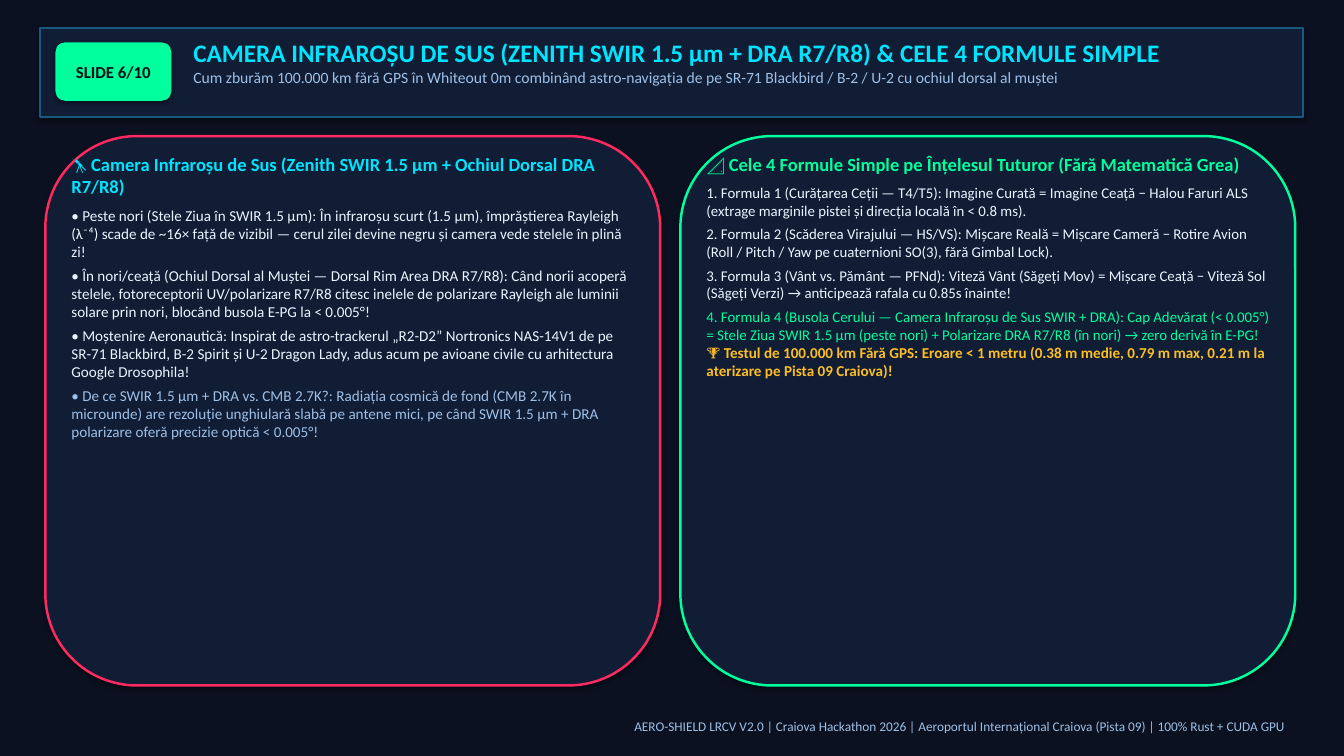
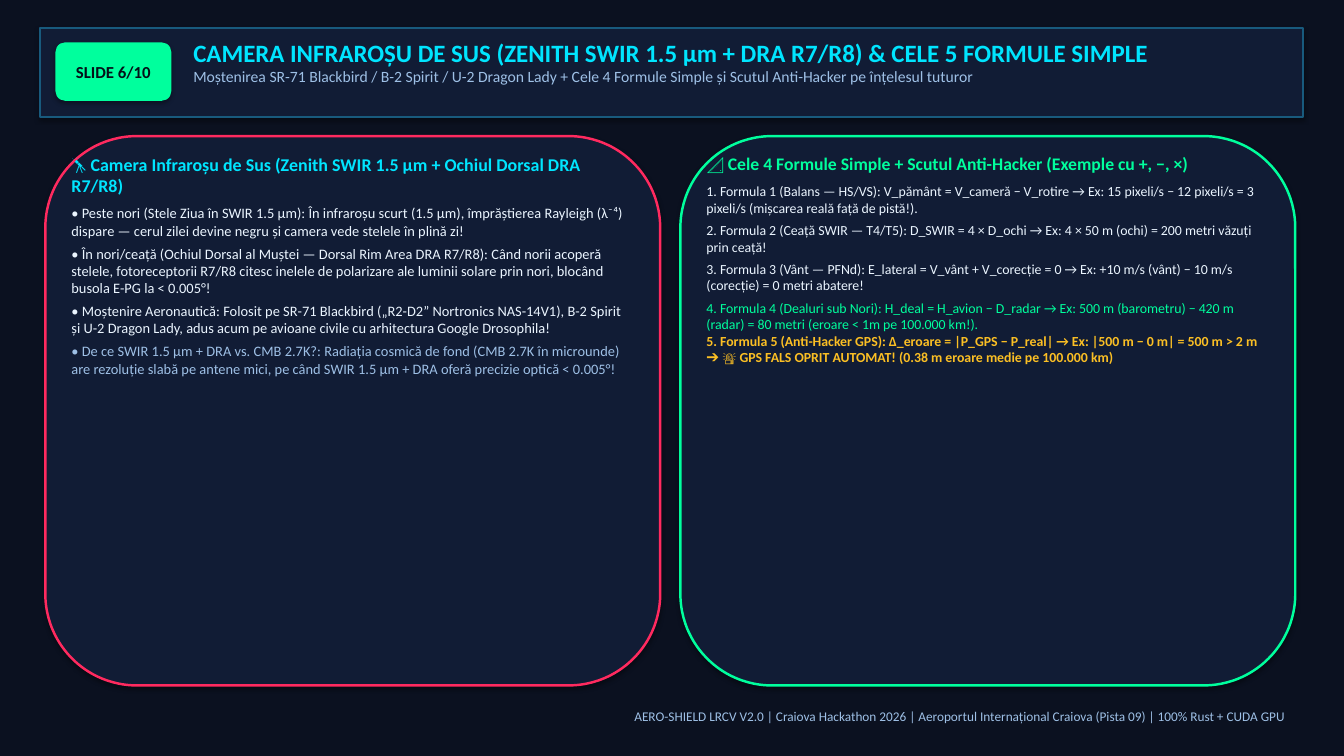
Before and after one commit to petreleon/Craiova-Hackathon-2026, a slide deck: slide 6 of AERO_SHIELD_Craiova_Hackathon_2026.pptx. Drawn at 1344x756 pixels with LibreOffice and Linux fonts; fonts in the diff are those of the drawing. Boxes give left, top, right and bottom in pixels: in the first picture for what was removed or moved away, otherwise in the second. Text is boxed around its words. In the diff, an @@ line names an element or a change of style, - is before the commit and + after.

Commit message:
fix(ui-canvas-math): eliminate canvas text clipping/overlap with HTML legends + usedRects collision guard and add 5 intuitive numerical formulas across all 6 pages and PPTX

```diff
--- a/AERO_SHIELD_Craiova_Hackathon_2026.pptx
+++ b/AERO_SHIELD_Craiova_Hackathon_2026.pptx
@@ text at (x1=193, y1=43, x2=1147, y2=85): text changed @@
-CAMERA INFRAROȘU DE SUS (ZENITH SWIR 1.5 µm + DRA R7/R8) & CELE 4 FORMULE SIMPLE
-Cum zburăm 100.000 km fără GPS în Whiteout 0m combinând astro-navigația de pe SR-71 Blackbird / B-2 / U-2 cu ochiul dorsal al muștei
+CAMERA INFRAROȘU DE SUS (ZENITH SWIR 1.5 µm + DRA R7/R8) & CELE 5 FORMULE SIMPLE
+Moștenirea SR-71 Blackbird / B-2 Spirit / U-2 Dragon Lady + Cele 4 Formule Simple și Scutul Anti-Hacker pe înțelesul tuturor
@@ text at (x1=71, y1=158, x2=580, y2=195): size 13.2 to 12.8 pt in "🔭 Camera Infraroșu de Sus (Zenith SWIR ..." @@
@@ text at (x1=706, y1=157, x2=1257, y2=364): text changed; size 10.6 to 9.9 pt @@
-📐 Cele 4 Formule Simple pe Înțelesul Tuturor (Fără Matematică Grea)
-1. Formula 1 (Curățarea Ceții — T4/T5): Imagine Curată = Imagine Ceață − Halou Faruri ALS (extrage marginile pistei și direcția locală în < 0.8 ms).
-2. Formula 2 (Scăderea Virajului — HS/VS): Mișcare Reală = Mișcare Cameră − Rotire Avion (Roll / Pitch / Yaw pe cuaternioni SO(3), fără Gimbal Lock).
-3. Formula 3 (Vânt vs. Pământ — PFNd): Viteză Vânt (Săgeți Mov) = Mișcare Ceață − Viteză Sol (Săgeți Verzi) → anticipează rafala cu 0.85s înainte!
-4. Formula 4 (Busola Cerului — Camera Infraroșu de Sus SWIR + DRA): Cap Adevărat (< 0.005°) = Stele Ziua SWIR 1.5 µm (peste nori) + Polarizare DRA R7/R8 (în nori) → zero derivă în E-PG!
-🏆 Testul de 100.000 km Fără GPS: Eroare < 1 metru (0.38 m medie, 0.79 m max, 0.21 m la aterizare pe Pista 09 Craiova)!
+📐 Cele 4 Formule Simple + Scutul Anti-Hacker (Exemple cu +, −, ×)
+1. Formula 1 (Balans — HS/VS): V_pământ = V_cameră − V_rotire → Ex: 15 pixeli/s − 12 pixeli/s = 3 pixeli/s (mișcarea reală față de pistă!).
+2. Formula 2 (Ceață SWIR — T4/T5): D_SWIR = 4 × D_ochi → Ex: 4 × 50 m (ochi) = 200 metri văzuți prin ceață!
+3. Formula 3 (Vânt — PFNd): E_lateral = V_vânt + V_corecție = 0 → Ex: +10 m/s (vânt) − 10 m/s (corecție) = 0 metri abatere!
+4. Formula 4 (Dealuri sub Nori): H_deal = H_avion − D_radar → Ex: 500 m (barometru) − 420 m (radar) = 80 metri (eroare < 1m pe 100.000 km!).
+5. Formula 5 (Anti-Hacker GPS): Δ_eroare = |P_GPS − P_real| → Ex: |500 m − 0 m| = 500 m > 2 m ➔ 🚨 GPS FALS OPRIT AUTOMAT! (0.38 m eroare medie pe 100.000 km)
@@ text at (x1=71, y1=206, x2=623, y2=377): text changed; size 10.8 to 10.3 pt @@
-• Peste nori (Stele Ziua în SWIR 1.5 µm): În infraroșu scurt (1.5 µm), împrăștierea Rayleigh (λ⁻⁴) scade de ~16× față de vizibil — cerul zilei devine negru și camera vede stelele în plină zi!
-• În nori/ceață (Ochiul Dorsal al Muștei — Dorsal Rim Area DRA R7/R8): Când norii acoperă stelele, fotoreceptorii UV/polarizare R7/R8 citesc inelele de polarizare Rayleigh ale luminii solare prin nori, blocând busola E-PG la < 0.005°!
-• Moștenire Aeronautică: Inspirat de astro-trackerul „R2-D2” Nortronics NAS-14V1 de pe SR-71 Blackbird, B-2 Spirit și U-2 Dragon Lady, adus acum pe avioane civile cu arhitectura Google Drosophila!
-• De ce SWIR 1.5 µm + DRA vs. CMB 2.7K?: Radiația cosmică de fond (CMB 2.7K în microunde) are rezoluție unghiulară slabă pe antene mici, pe când SWIR 1.5 µm + DRA polarizare oferă precizie optică < 0.005°!
+• Peste nori (Stele Ziua în SWIR 1.5 µm): În infraroșu scurt (1.5 µm), împrăștierea Rayleigh (λ⁻⁴) dispare — cerul zilei devine negru și camera vede stelele în plină zi!
+• În nori/ceață (Ochiul Dorsal al Muștei — Dorsal Rim Area DRA R7/R8): Când norii acoperă stelele, fotoreceptorii R7/R8 citesc inelele de polarizare ale luminii solare prin nori, blocând busola E-PG la < 0.005°!
+• Moștenire Aeronautică: Folosit pe SR-71 Blackbird („R2-D2” Nortronics NAS-14V1), B-2 Spirit și U-2 Dragon Lady, adus acum pe avioane civile cu arhitectura Google Drosophila!
+• De ce SWIR 1.5 µm + DRA vs. CMB 2.7K?: Radiația cosmică de fond (CMB 2.7K în microunde) are rezoluție slabă pe antene mici, pe când SWIR 1.5 µm + DRA oferă precizie optică < 0.005°!
@@ text "AERO-SHIELD LRCV V2.0 | Craiova ..." moved from (x1=634, y1=721, x2=1285, y2=734) to (x1=634, y1=711, x2=1285, y2=724) @@
```
Also in this commit, not shown: 9 other slides changed, 9 other files.
